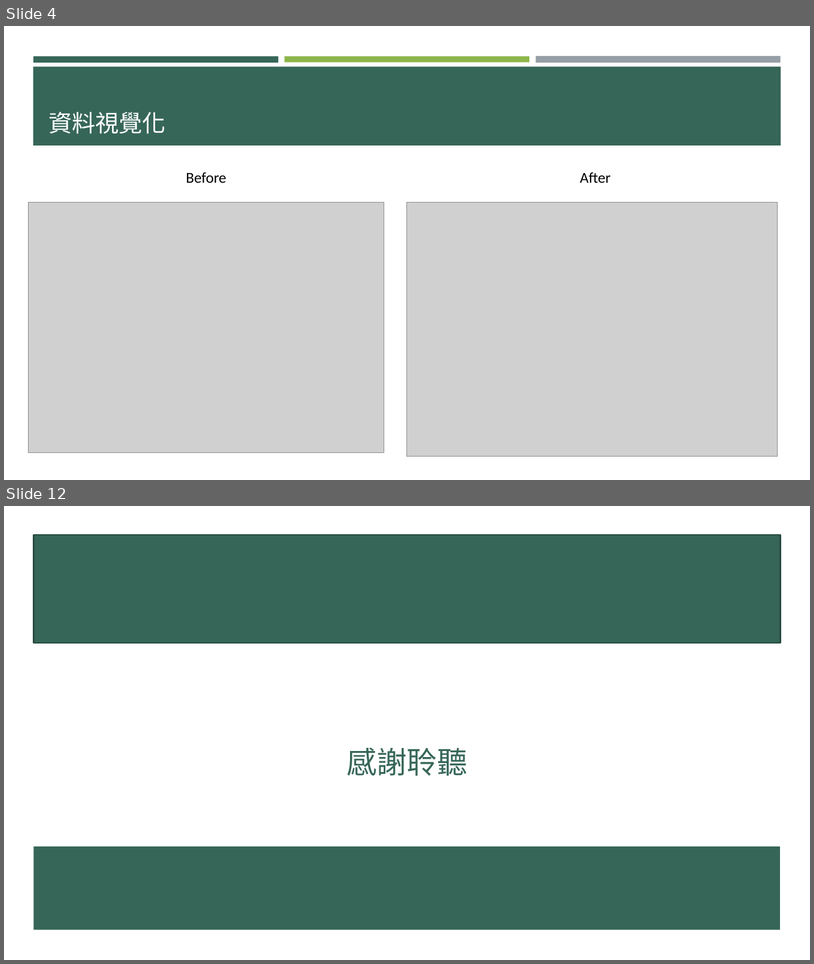
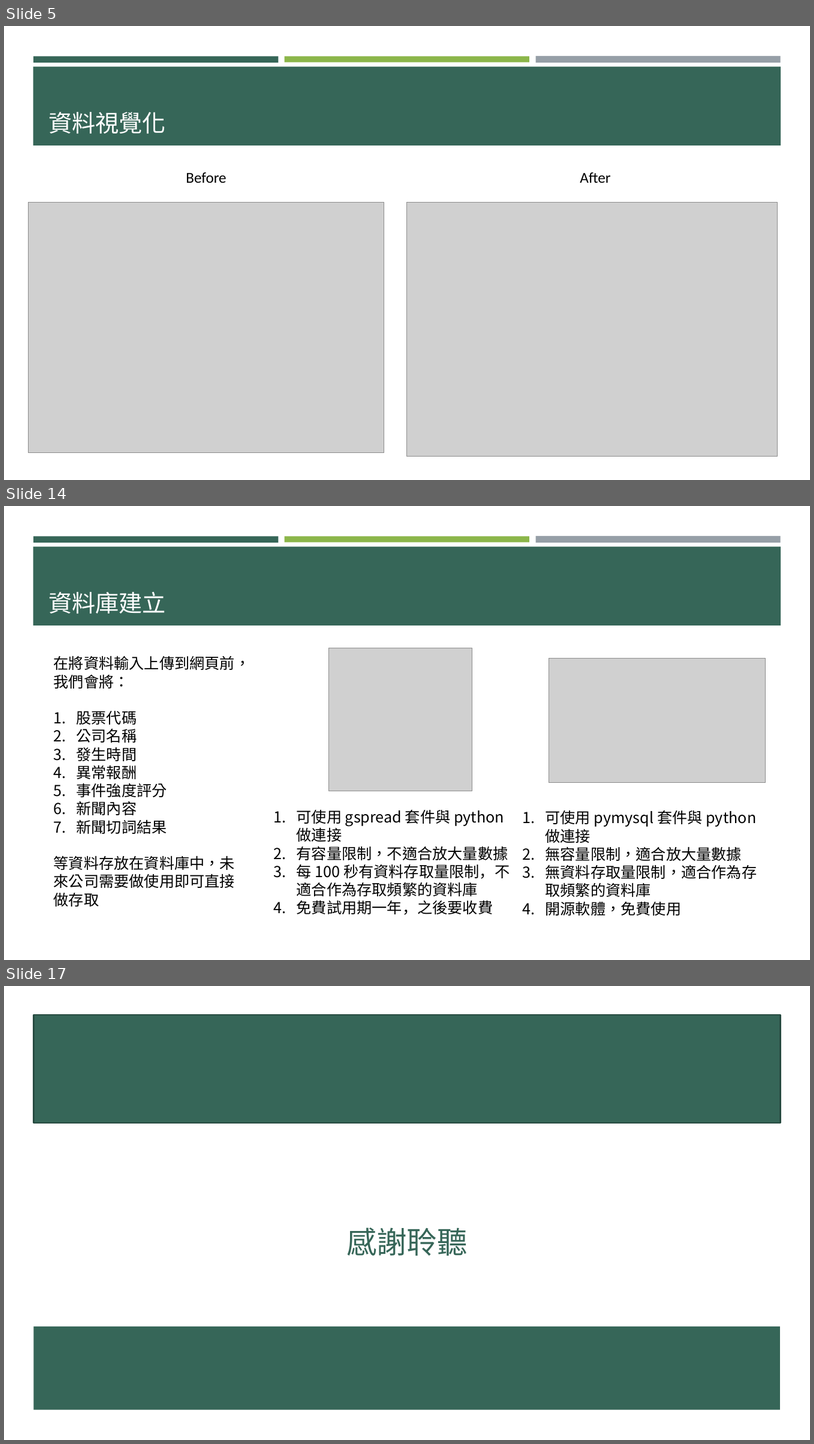
Before and after one commit to p314008dsa/Text-mining, a slide deck: 0610進度報告 .pptx. Shown one above the other, each under a label of ours: slides 4 and 12 before the commit, slides 5, 14 and 17 after it; the slides between them are not shown. The pictures are 814x964 and 814x1444 pixels, drawn with LibreOffice and Linux fonts; fonts in the diff are those of the drawing; grey boxes stand for pictures. Boxes give left, top, right and bottom in pixels: in the first picture for what was removed or moved away, otherwise in the second. Text is boxed around its words. In the diff, an @@ line names an element or a change of style, - is before the commit and + after.

```diff
--- a/0610進度報告 .pptx
+++ b/0610進度報告 .pptx
@@ slide 14 added at (4,506,810,960), background #FFFFFF; not listed: 4 template elements that a slide beside it also shows @@
@@ title added at (48,592,166,613), 28 pt, text #FFFFFF @@
+資料庫建立
@@ picture added at (329,648,472,791) @@
@@ text added at (54,655,251,906), 18 pt, text #000000 @@
+在將資料輸入上傳到網頁前，我們會將：
+1. 股票代碼
+2. 公司名稱
+3. 發生時間
+4. 異常報酬
+5. 事件強度評分
+6. 新聞內容
+7. 新聞切詞結果
+等資料存放在資料庫中，未來公司需要做使用即可直接做存取
@@ picture added at (549,658,766,783) @@
@@ text added at (297,810,510,915), 18 pt, text #000000 @@
+1. 可使用 gspread 套件與 python做連接
+2. 有容量限制，不適合放大量數據
+3. 每 100 秒有資料存取量限制，不適合作為存取頻繁的資料庫
+4. 免費試用期一年，之後要收費
@@ text added at (546,810,758,915), 18 pt, text #000000 @@
+1. 可使用 pymysql 套件與 python做連接
+2. 無容量限制，適合放大量數據
+3. 無資料存取量限制，適合作為存取頻繁的資料庫
+4. 開源軟體，免費使用
@@ what was slide 4 is now slide 5 @@
@@ what was slide 12 is now slide 17 @@
```
Also in this commit, not shown: 7 slides changed, 5 other slides added, 1 slide removed.
